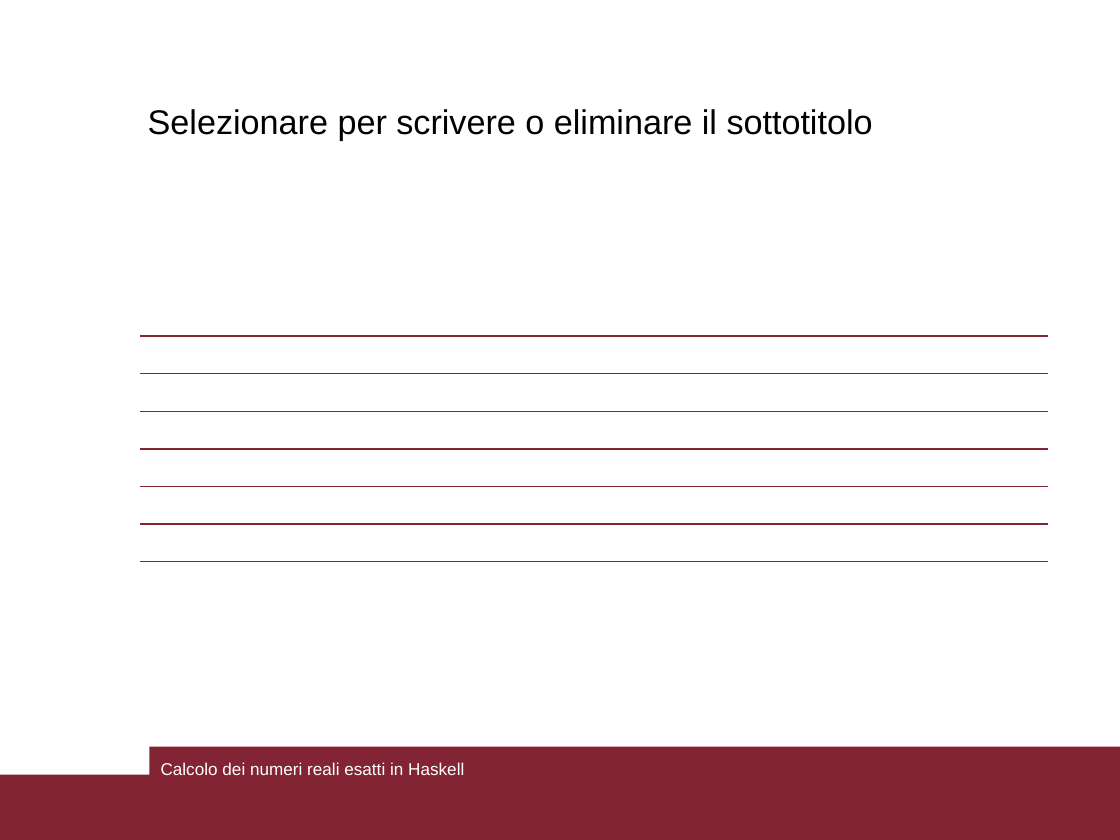
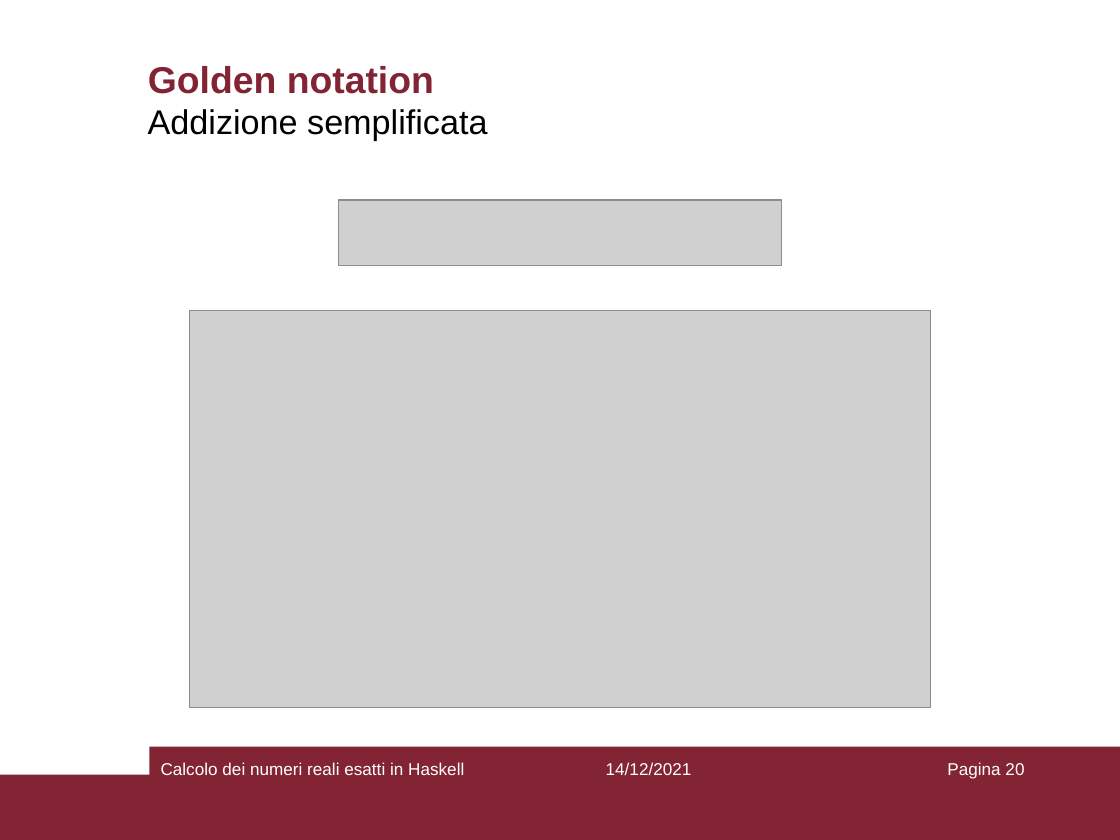
Before and after one commit to Princic-1837592/bachelor-degree-thesis, a slide deck: slide 20 of relazione/presentazione.pptx (slide 12 before the commit). Drawn at 1120x840 pixels with LibreOffice and Linux fonts; fonts in the diff are those of the drawing; grey boxes stand for pictures. Boxes give left, top, right and bottom in pixels: in the first picture for what was removed or moved away, otherwise in the second. Text is boxed around its words. In the diff, an @@ line names an element or a change of style, - is before the commit and + after.

```diff
--- a/relazione/presentazione.pptx
+++ b/relazione/presentazione.pptx
@@ title added at <box>148,66,434,94</box>, 24 pt, text #822433, bold @@
+Golden notation
@@ text at <box>148,109,487,141</box>: text changed @@
-Selezionare per scrivere o eliminare il sottotitolo
+Addizione semplificata
@@ picture added at <box>338,200,782,267</box> @@
@@ picture added at <box>189,311,931,708</box> @@
@@ table removed at <box>140,336,1047,562</box>, 6 rows, 9 columns @@
- |  |  |  |  |  |  |  | 
- |  |  |  |  |  |  |  | 
- |  |  |  |  |  |  |  | 
- |  |  |  |  |  |  |  | 
- |  |  |  |  |  |  |  | 
- |  |  |  |  |  |  |  | 
@@ text added at <box>606,762,692,775</box>, 11 pt, text #FFFFFF @@
+14/12/2021
@@ page number added at <box>947,762,1024,779</box>, 11 pt, text #FFFFFF @@
+Pagina 20
```
Also in this commit, not shown: 8 other slides changed, 13 slides added, 4 slides removed, 17 other files.
